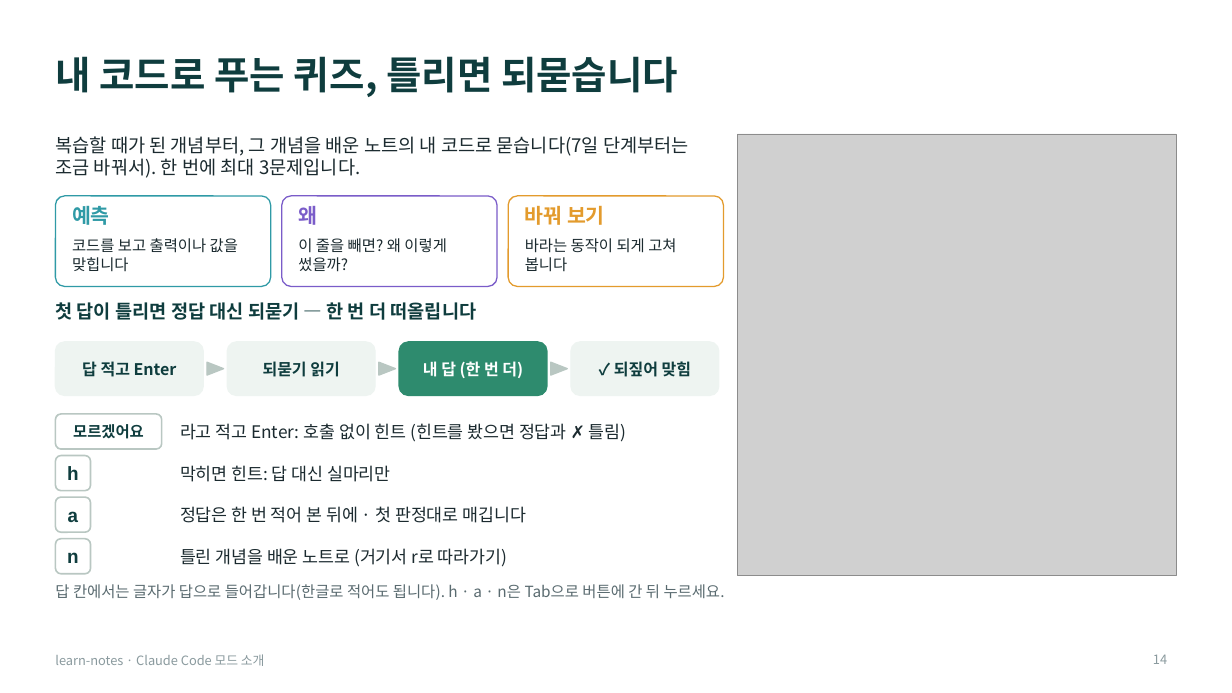
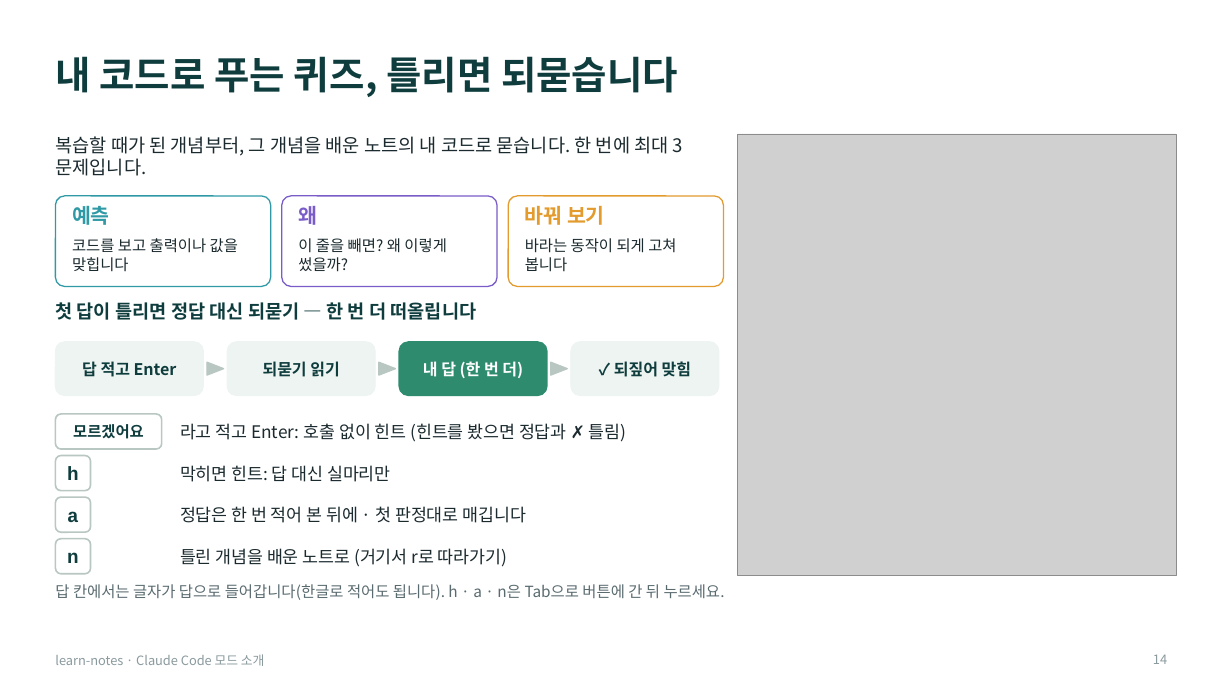
Before and after one commit to Owen-YC/learn-notes, a slide deck: slide 14 of docs/team/learn-notes-intro.pptx. Drawn at 1232x693 pixels with LibreOffice and Linux fonts; fonts in the diff are those of the drawing; grey boxes stand for pictures. Boxes give left, top, right and bottom in pixels: in the first picture for what was removed or moved away, otherwise in the second. Text is boxed around its words. In the diff, an @@ line names an element or a change of style, - is before the commit and + after.

```diff
--- a/docs/team/learn-notes-intro.pptx
+++ b/docs/team/learn-notes-intro.pptx
@@ text at [55,136,668,156]: text changed @@
-복습할 때가 된 개념부터, 그 개념을 배운 노트의 내 코드로 묻습니다(7일 단계부터는 조금 바꿔서). 한 번에 최대 3문제입니다.
+복습할 때가 된 개념부터, 그 개념을 배운 노트의 내 코드로 묻습니다. 한 번에 최대 3문제입니다.
```
Also in this commit, not shown: 11 other slides changed, 21 other files.
